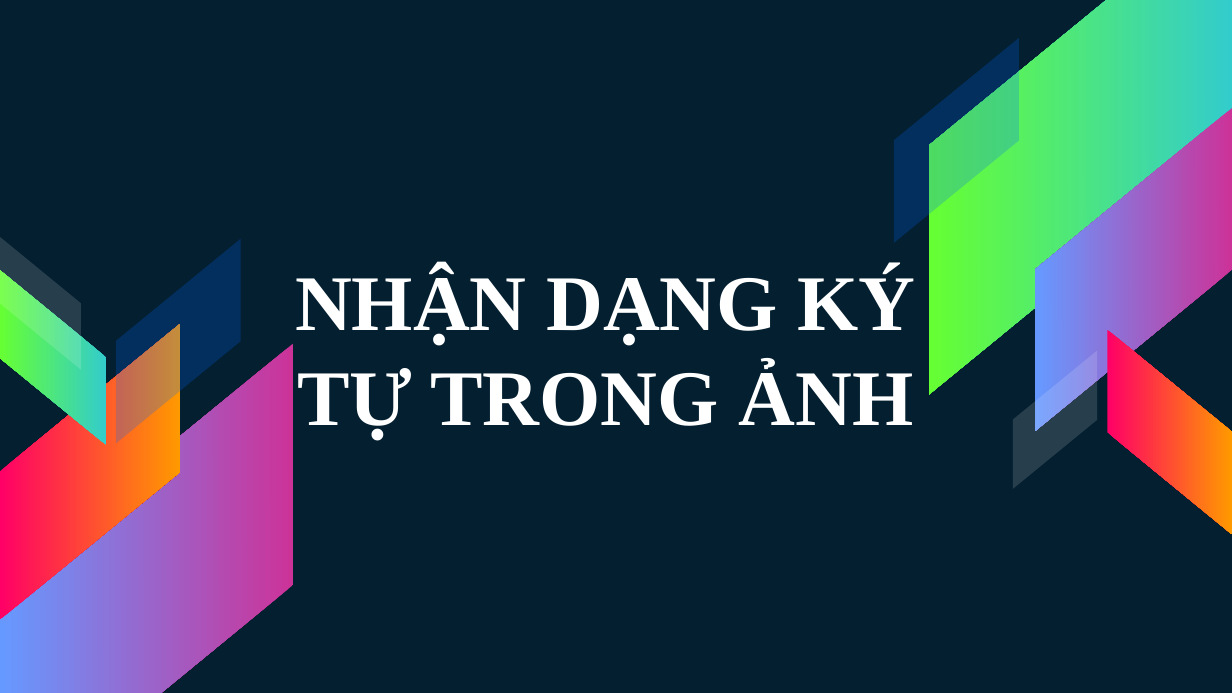
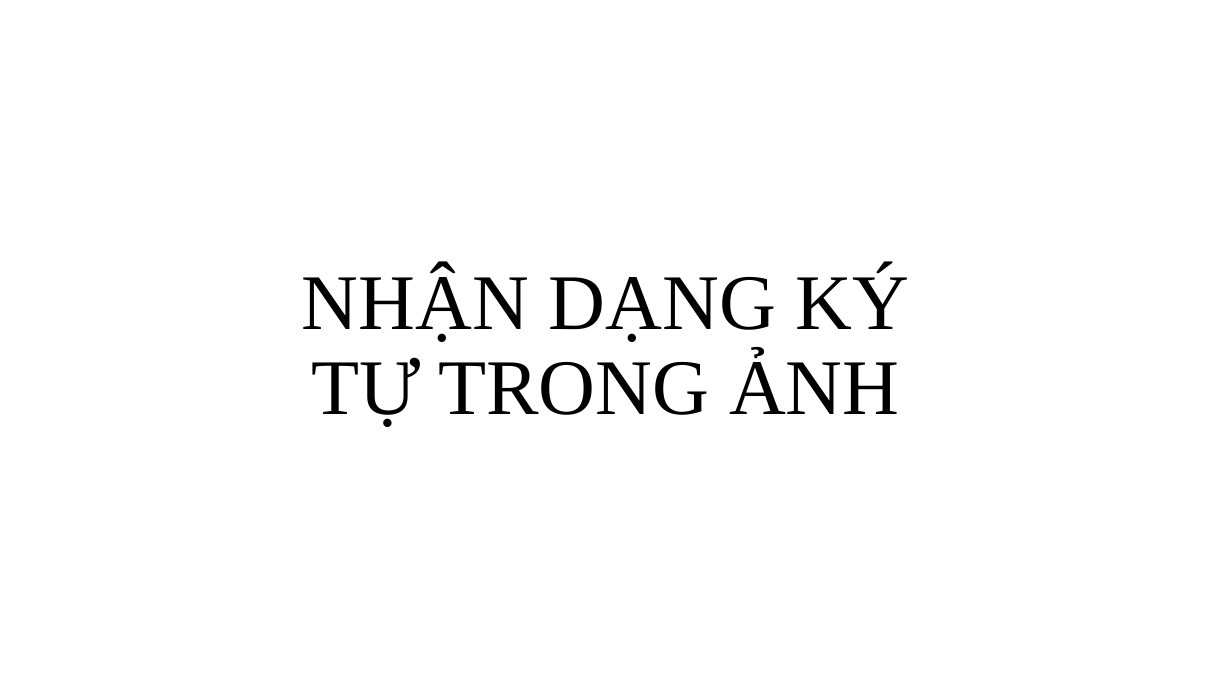
Before and after one commit to 15110383/MachineLearning, a slide deck: slide 1 of MALE.pptx. Drawn at 1232x693 pixels with LibreOffice and Linux fonts; fonts in the diff are those of the drawing. Boxes give left, top, right and bottom in pixels: in the first picture for what was removed or moved away, otherwise in the second. Text is boxed around its words. In the diff, an @@ line names an element or a change of style, - is before the commit and + after.

```diff
--- a/MALE.pptx
+++ b/MALE.pptx
@@ background #041F30 to #FFFFFF @@
@@ parallelogram removed at (930, 0, 1232, 394) @@
@@ parallelogram removed at (894, 38, 1018, 242) @@
@@ parallelogram removed at (1035, 108, 1232, 431) @@
@@ parallelogram removed at (0, 237, 81, 370) @@
@@ parallelogram removed at (116, 238, 241, 443) @@
@@ title "NHẬN DẠNG KÝ TỰ TRONG ..." at (302, 267, 910, 427): text colour #FFFFFF to #000000, bold off; line spacing 1 to 0.9 @@
@@ parallelogram removed at (0, 270, 106, 445) @@
@@ parallelogram removed at (0, 324, 180, 620) @@
@@ parallelogram removed at (1, 343, 294, 693) @@
@@ parallelogram removed at (1013, 350, 1096, 488) @@
@@ parallelogram removed at (1107, 330, 1231, 534) @@
```
Also in this commit, not shown: 11 other slides changed, 8 slides added, 6 slides removed, 1 other file.
